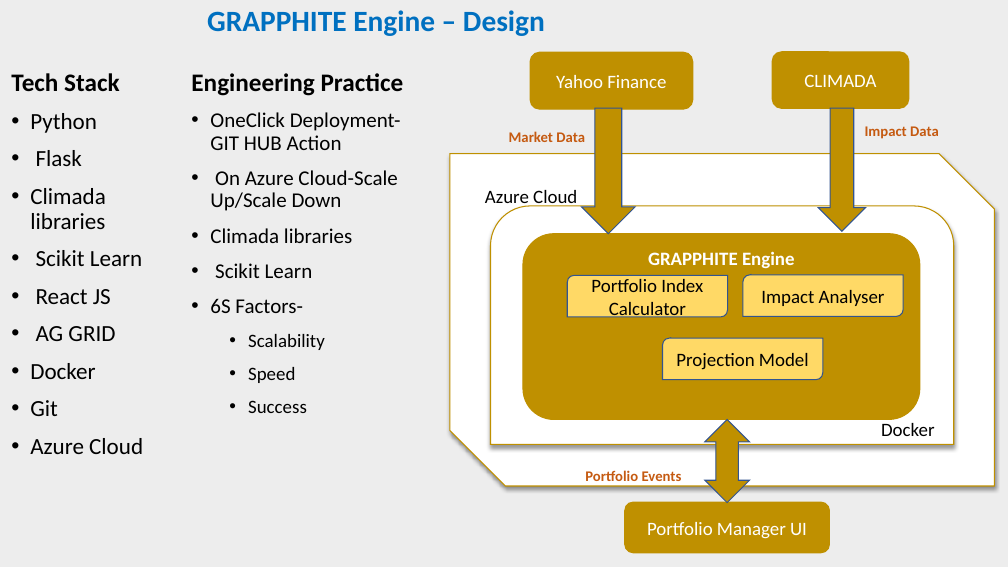
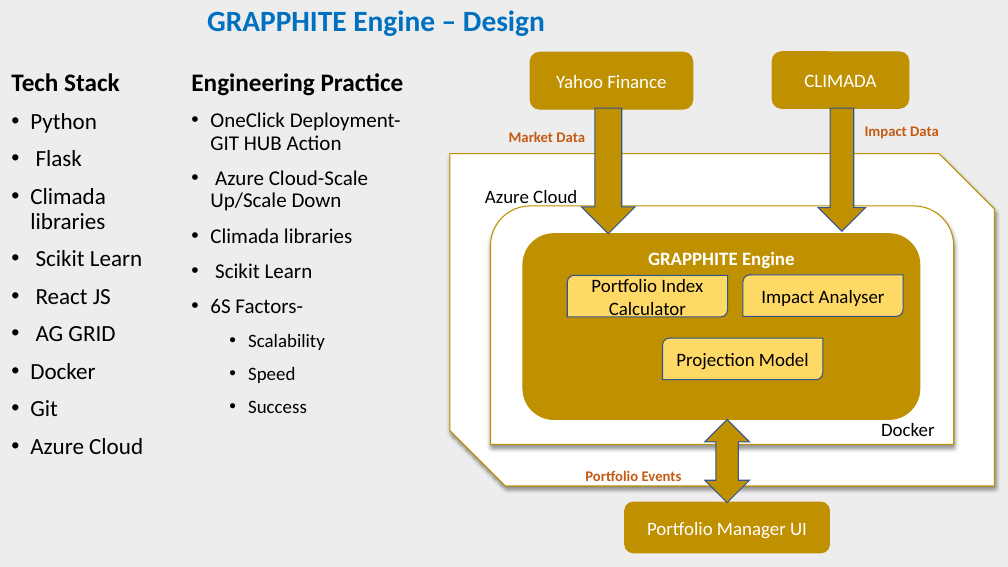
Before and after one commit to ab115/GRAPPH, a slide deck: slide 5 of EsgPrez.pptx. Drawn at 1008x567 pixels with LibreOffice and Linux fonts; fonts in the diff are those of the drawing. Boxes give left, top, right and bottom in pixels: in the first picture for what was removed or moved away, otherwise in the second. Text is boxed around its words. In the diff, an @@ line names an element or a change of style, - is before the commit and + after.

```diff
--- a/EsgPrez.pptx
+++ b/EsgPrez.pptx
@@ text at <box>210,170,368,211</box>: text changed @@
-• On Azure Cloud-Scale Up/Scale Down
+• Azure Cloud-Scale Up/Scale Down
```
Also in this commit, not shown: 2 other slides changed.
